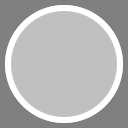
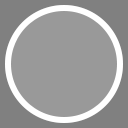
Revision of a layered 128px x 128px image; what changed, layer by layer:
"Ellipse 1" (1st of 2): opacity 50% → 20%, painted on it, unmasked it over bbox(5, 5, 123, 123)
painted on "Ellipse 1" (2nd of 2), unmasked it over bbox(5, 5, 123, 123)
